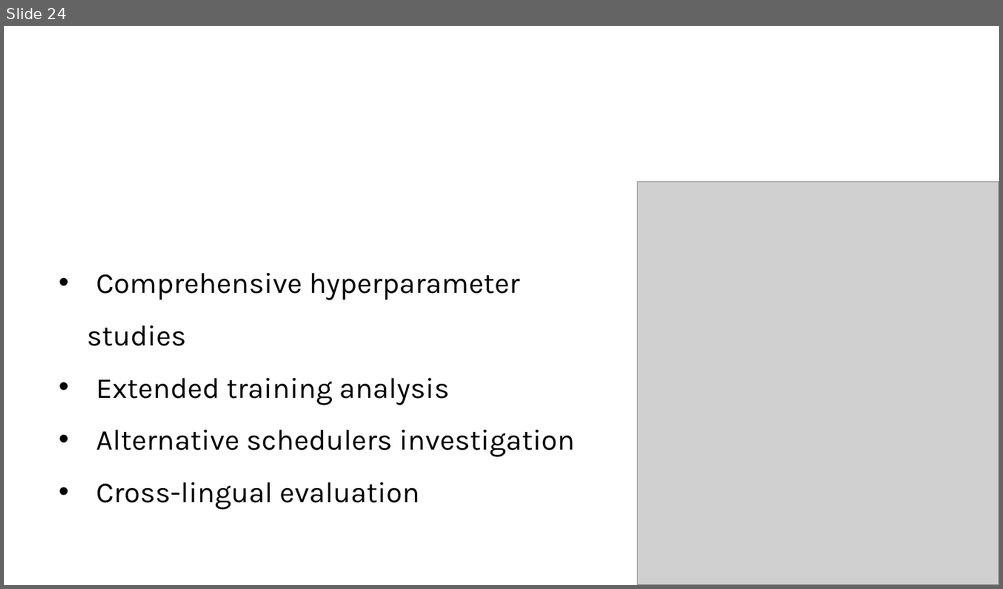
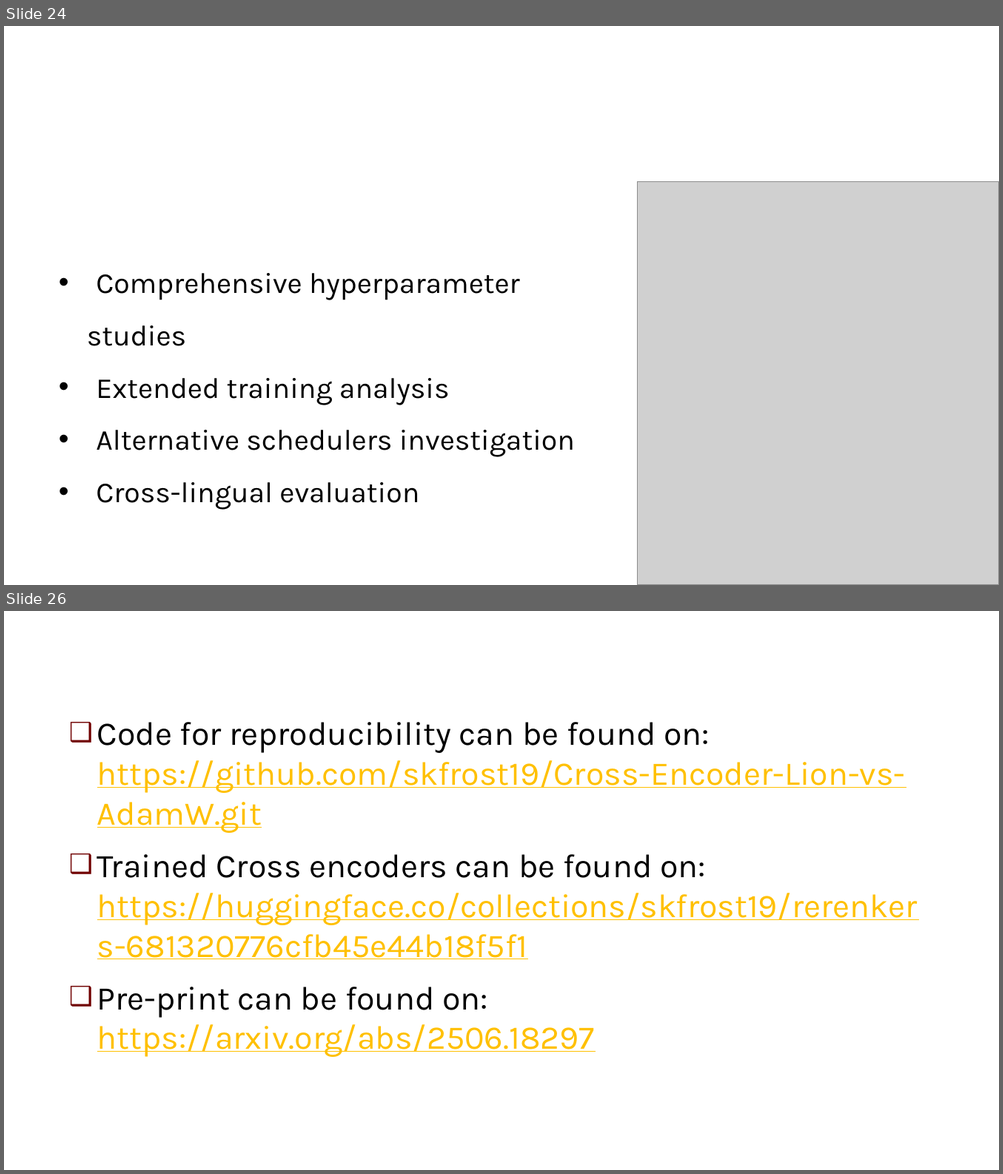
Before and after one commit to skfrost19/cross-encoder-modal, a slide deck: cross_encoder/thesis/Thesis_presentation.pptx. Shown one above the other, each under a label of ours: slide 24 before the commit, slides 24 and 26 after it; the slides between them are not shown. The pictures are 1003x589 and 1003x1174 pixels, drawn with LibreOffice and Linux fonts; fonts in the diff are those of the drawing; grey boxes stand for pictures; background and template pictures are left out. Boxes give left, top, right and bottom in pixels: in the first picture for what was removed or moved away, otherwise in the second. Text is boxed around its words. In the diff, an @@ line names an element or a change of style, - is before the commit and + after.

```diff
--- a/cross_encoder/thesis/Thesis_presentation.pptx
+++ b/cross_encoder/thesis/Thesis_presentation.pptx
@@ slide 26 added at [4, 611, 999, 1170], background #FFFFFF @@
@@ text added at [97, 722, 917, 1057], 32 pt, text #FFC000, underline @@
+❑ Code for reproducibility can be found on: https://github.com/skfrost19/Cross-Encoder-Lion-vs-AdamW.git
+❑ Trained Cross encoders can be found on: https://huggingface.co/collections/skfrost19/rerenkers-681320776cfb45e44b18f5f1
+❑ Pre-print can be found on: https://arxiv.org/abs/2506.18297
```
Also in this commit, not shown: 1 slide changed, 1 other slide added, 1 other file.
